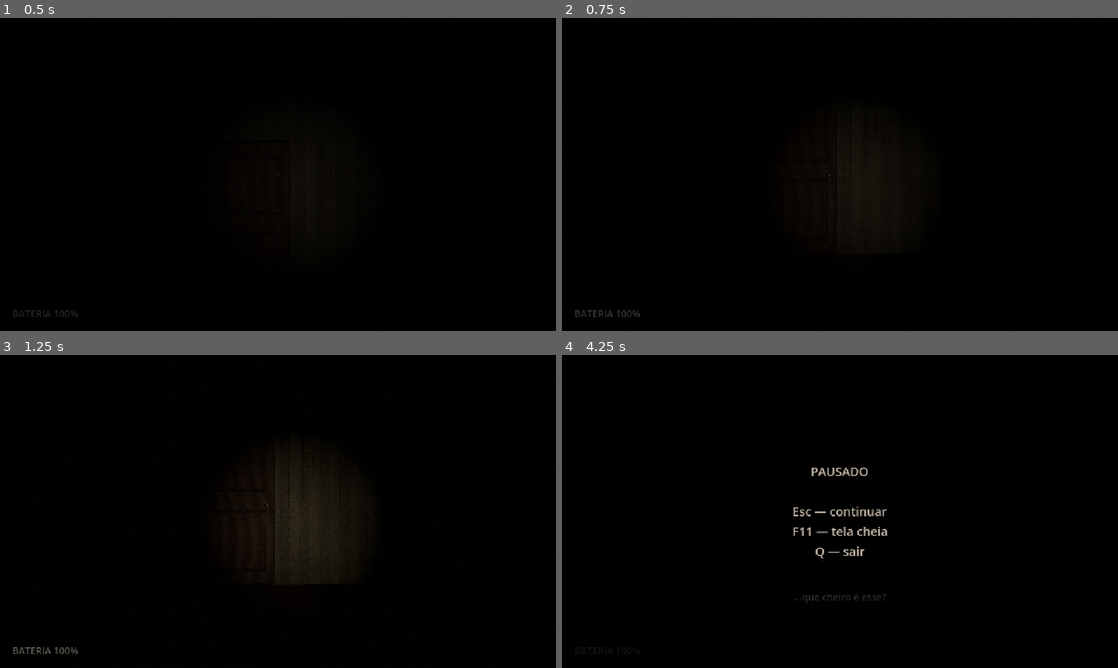
Above: before the commit, frames 1-4 (two rows, left to right).
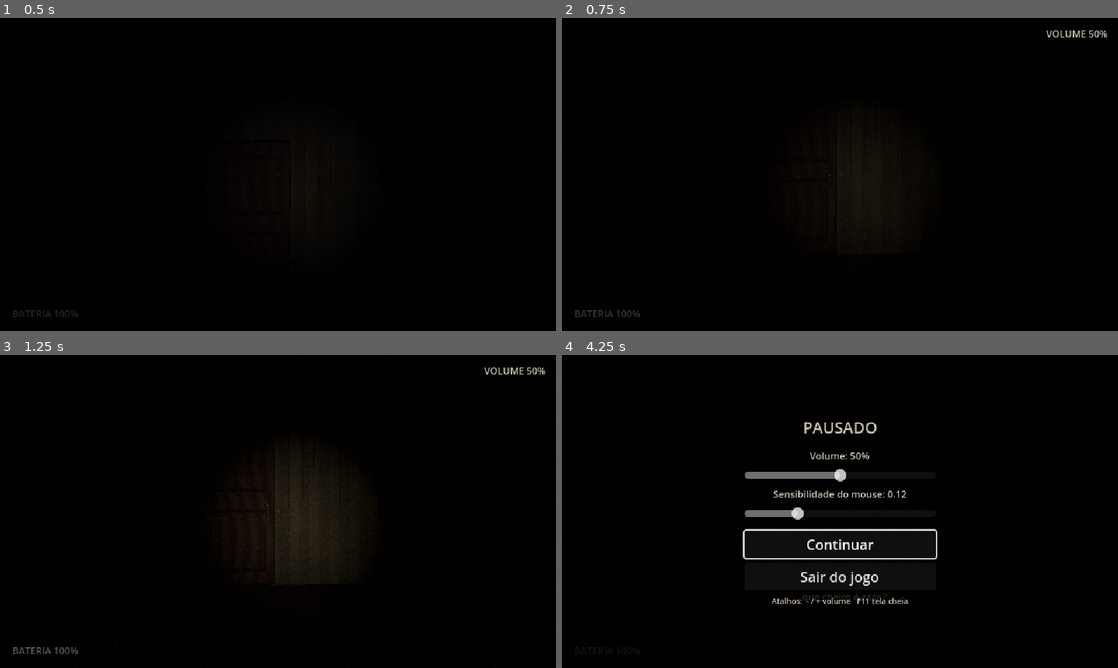
Above: after the commit, the same moments.

Repository: MatheusFernand2/Game
Game: Godot game, scene res://scenes/levels/test_house.tscn
The game is run twice, just before and just after one commit, with the same random seed, the same clock (stepped at 60 frames per second) and the same inputs.
Inputs (mouse positions are in pixels of both pictures, inside the frame that each line leads up to):
- Up to frame 1 (0.5 s): no input
- Up to frame 2 (0.75 s): tap Enter at 0.5 s; move the mouse to (867, 174) at 0.52 s; hold = (volume_up, bound only after the commit) from 0.53 s (still down); hold Ctrl (crouch) from 0.53 s (still down); click (867, 174) at 0.67 s
- Up to frame 3 (1.25 s): keep holding = (volume_up, bound only after the commit); keep holding Ctrl (crouch)
- Up to frame 4 (4.25 s): keep holding = (volume_up, bound only after the commit); tap Space at 1.25, 3.5 s; move the mouse to (812, 511) at 1.27 s; release Ctrl (crouch) at 1.28 s; tap F (flashlight) at 1.35 s; click (812, 511) at 1.42 s; tap Enter at 2 s; move the mouse to (851, 505) at 2.02 s; hold E (interact) 2.03-2.78 s; click (851, 505) at 2.17 s; move the mouse to (834, 517) at 2.77 s; tap Shift (sprint) at 2.85 s; click (834, 517) at 2.92 s; move the mouse to (878, 514) at 3.52 s; tap C at 3.6 s; click (878, 514) at 3.67 s; tap Escape (pause) at 4.15 s

Frame 1 is identical in both runs. In frame 2, 0.1% of the frame differs, in the area x 87-99%, y 4-7%; in frame 3, 0.1%; in frame 4, 2.9%, in the area x 32-68%, y 21-80%.

Commit message:
Menu de pausa com volume e sensibilidade do mouse
- Esc abre o menu: barra de volume, sensibilidade, continuar e sair
- Teclas - e + ajustam o volume durante o jogo
- Volume começa em 40% e fica salvo entre partidas
- Som ambiente da fase de teste mais baixo

Co-Authored-By: Claude Opus 5.5 <noreply@anthropic.com>
Claude-Session: https://claude.ai/code/session_01EEPZKXRbf8WGsjX2xm4hw3

Diff:
--- a/scenes/levels/test_house.tscn
+++ b/scenes/levels/test_house.tscn
@@ -141,7 +141,7 @@
 
 [node name="Ambience" type="AudioStreamPlayer" parent="."]
 stream = ExtResource("15_ambient_drone_loop")
-volume_db = -6.0
+volume_db = -10.0
 autoplay = true
 
 [node name="Geometry" type="Node3D" parent="."]
--- a/scenes/player/player.tscn
+++ b/scenes/player/player.tscn
@@ -31,12 +31,6 @@
 [sub_resource type="LabelSettings" id="LabelSettings_small"]
 font_size = 11
 font_color = Color(0.85, 0.82, 0.75, 1)
-outline_size = 3
-outline_color = Color(0, 0, 0, 1)
-
-[sub_resource type="LabelSettings" id="LabelSettings_pause"]
-font_size = 14
-font_color = Color(0.75, 0.7, 0.65, 1)
 outline_size = 3
 outline_color = Color(0, 0, 0, 1)
 
@@ -177,18 +171,3 @@
 grow_horizontal = 2
 grow_vertical = 2
 color = Color(0, 0, 0, 0.8)
-
-[node name="Text" type="Label" parent="HUD/PausePanel"]
-anchors_preset = 15
-anchor_right = 1.0
-anchor_bottom = 1.0
-grow_horizontal = 2
-grow_vertical = 2
-text = "PAUSADO
-
-Esc — continuar
-F11 — tela cheia
-Q — sair"
-label_settings = SubResource("LabelSettings_pause")
-horizontal_alignment = 1
-vertical_alignment = 1
--- a/scripts/autoload/game.gd
+++ b/scripts/autoload/game.gd
@@ -3,7 +3,13 @@
 ## Registra os controles, guarda configurações e cuida da pausa.
 
 signal paused_changed(is_paused: bool)
+signal volume_changed(volume: float)
 
+const SETTINGS_PATH := "user://settings.cfg"
+const VOLUME_STEP := 0.1
+
+## Volume geral de 0 a 1 (começa baixo; o jogo é alto de propósito).
+var master_volume: float = 0.4
 ## Sensibilidade do mouse (graus por pixel).
 var mouse_sensitivity: float = 0.12
 var invert_y: bool = false
@@ -21,6 +27,8 @@
 	"pause": [KEY_ESCAPE],
 	"quit_from_pause": [KEY_Q],
 	"toggle_fullscreen": [KEY_F11],
+	"volume_down": [KEY_MINUS, KEY_KP_SUBTRACT],
+	"volume_up": [KEY_EQUAL, KEY_KP_ADD],
 }
 
 const MOUSE_BINDINGS := {
@@ -32,6 +40,8 @@
 func _ready() -> void:
 	process_mode = Node.PROCESS_MODE_ALWAYS
 	_register_inputs()
+	load_settings()
+	_apply_volume()
 
 
 func _register_inputs() -> void:
@@ -57,10 +67,57 @@
 			DisplayServer.window_set_mode(DisplayServer.WINDOW_MODE_WINDOWED)
 		else:
 			DisplayServer.window_set_mode(DisplayServer.WINDOW_MODE_FULLSCREEN)
+	elif event.is_action_pressed("volume_down"):
+		set_master_volume(master_volume - VOLUME_STEP)
+		save_settings()
+	elif event.is_action_pressed("volume_up"):
+		set_master_volume(master_volume + VOLUME_STEP)
+		save_settings()
 	elif event.is_action_pressed("pause"):
 		set_paused(not get_tree().paused)
 	elif get_tree().paused and event.is_action_pressed("quit_from_pause"):
-		get_tree().quit()
+		quit_game()
+
+
+func quit_game() -> void:
+	save_settings()
+	get_tree().quit()
+
+
+# ------------------------------------------------------------ configurações
+
+## Volume geral, de 0 (mudo) a 1 (máximo).
+func set_master_volume(value: float) -> void:
+	master_volume = clampf(snappedf(value, 0.01), 0.0, 1.0)
+	_apply_volume()
+	volume_changed.emit(master_volume)
+
+
+func set_mouse_sensitivity(value: float) -> void:
+	mouse_sensitivity = clampf(value, 0.02, 0.5)
+
+
+func _apply_volume() -> void:
+	var bus := AudioServer.get_bus_index("Master")
+	AudioServer.set_bus_mute(bus, master_volume <= 0.001)
+	AudioServer.set_bus_volume_db(bus, linear_to_db(maxf(master_volume, 0.001)))
+
+
+func load_settings() -> void:
+	var cfg := ConfigFile.new()
+	if cfg.load(SETTINGS_PATH) != OK:
+		return
+	master_volume = clampf(float(cfg.get_value("audio", "master_volume", master_volume)), 0.0, 1.0)
+	mouse_sensitivity = float(cfg.get_value("controls", "mouse_sensitivity", mouse_sensitivity))
+	invert_y = bool(cfg.get_value("controls", "invert_y", invert_y))
+
+
+func save_settings() -> void:
+	var cfg := ConfigFile.new()
+	cfg.set_value("audio", "master_volume", master_volume)
+	cfg.set_value("controls", "mouse_sensitivity", mouse_sensitivity)
+	cfg.set_value("controls", "invert_y", invert_y)
+	cfg.save(SETTINGS_PATH)
 
 
 func set_paused(value: bool) -> void:
@@ -69,6 +126,7 @@
 		Input.mouse_mode = Input.MOUSE_MODE_VISIBLE
 	else:
 		Input.mouse_mode = Input.MOUSE_MODE_CAPTURED
+		save_settings()
 	paused_changed.emit(value)
 
 
--- a/scripts/levels/test_house.gd
+++ b/scripts/levels/test_house.gd
@@ -99,7 +99,7 @@
 	await _wait(1.6)
 	hall_light_a.restore(0.35, FlickerLight.Mode.HEAVY)
 	var tw := create_tween()
-	tw.tween_property(ambience, "volume_db", -6.0, 6.0)
+	tw.tween_property(ambience, "volume_db", -10.0, 6.0)
 	await _wait(1.2)
 	if bedroom_door.is_open:
 		bedroom_door.slam()
--- a/scripts/ui/hud.gd
+++ b/scripts/ui/hud.gd
@@ -11,6 +11,12 @@
 
 var _battery_visible_time := 0.0
 var _subtitle_time := 0.0
+var _volume_label: Label
+var _volume_slider: HSlider
+var _volume_toast: Label
+var _volume_toast_time := 0.0
+var _sens_label: Label
+var _continue_button: Button
 
 
 func _ready() -> void:
@@ -19,7 +25,10 @@
 	prompt.text = ""
 	subtitle.text = ""
 	battery_label.modulate.a = 0.0
+	_build_pause_menu()
+	_build_volume_toast()
 	Game.paused_changed.connect(_on_paused_changed)
+	Game.volume_changed.connect(_on_volume_changed)
 
 	var player := get_parent() as Player
 	if player:
@@ -37,6 +46,12 @@
 		battery_label.modulate.a = minf(1.0, battery_label.modulate.a + delta * 3.0)
 	else:
 		battery_label.modulate.a = maxf(0.0, battery_label.modulate.a - delta * 1.5)
+
+	if _volume_toast_time > 0.0:
+		_volume_toast_time -= delta
+		_volume_toast.modulate.a = 1.0
+	else:
+		_volume_toast.modulate.a = maxf(0.0, _volume_toast.modulate.a - delta * 2.0)
 
 	if _subtitle_time > 0.0:
 		_subtitle_time -= delta
@@ -57,6 +72,25 @@
 
 func _on_paused_changed(is_paused: bool) -> void:
 	pause_panel.visible = is_paused
+	if is_paused:
+		_volume_slider.set_value_no_signal(Game.master_volume * 100.0)
+		_update_volume_text(Game.master_volume)
+		_continue_button.grab_focus()
+
+
+func _on_volume_changed(volume: float) -> void:
+	_update_volume_text(volume)
+	if _volume_slider:
+		_volume_slider.set_value_no_signal(volume * 100.0)
+	# Teclas - e + fora do menu: mostra o volume no canto.
+	if not get_tree().paused:
+		_volume_toast.text = "VOLUME %d%%" % int(round(volume * 100.0))
+		_volume_toast_time = 1.5
+
+
+func _update_volume_text(volume: float) -> void:
+	if _volume_label:
+		_volume_label.text = "Volume: %d%%" % int(round(volume * 100.0))
 
 
 ## Escurece/clareia a tela. alpha 1 = preto total.
@@ -71,3 +105,88 @@
 	subtitle.text = text
 	subtitle.modulate.a = 1.0
 	_subtitle_time = duration
+
+
+# ------------------------------------------------------------ menu de pausa
+
+func _make_label(text: String, size: int) -> Label:
+	var settings := LabelSettings.new()
+	settings.font_size = size
+	settings.font_color = Color(0.8, 0.76, 0.7)
+	settings.outline_size = 3
+	settings.outline_color = Color.BLACK
+	var label := Label.new()
+	label.text = text
+	label.label_settings = settings
+	label.horizontal_alignment = HORIZONTAL_ALIGNMENT_CENTER
+	return label
+
+
+func _make_slider(min_value: float, max_value: float, step: float, value: float) -> HSlider:
+	var slider := HSlider.new()
+	slider.min_value = min_value
+	slider.max_value = max_value
+	slider.step = step
+	slider.value = value
+	slider.custom_minimum_size = Vector2(220, 16)
+	return slider
+
+
+func _build_pause_menu() -> void:
+	var center := CenterContainer.new()
+	center.set_anchors_and_offsets_preset(Control.PRESET_FULL_RECT)
+	pause_panel.add_child(center)
+
+	var box := VBoxContainer.new()
+	box.add_theme_constant_override("separation", 6)
+	center.add_child(box)
+
+	box.add_child(_make_label("PAUSADO", 18))
+	box.add_child(Control.new())  # espaço
+
+	# Volume
+	_volume_label = _make_label("", 11)
+	box.add_child(_volume_label)
+	_volume_slider = _make_slider(0.0, 100.0, 1.0, Game.master_volume * 100.0)
+	_volume_slider.value_changed.connect(func(v: float) -> void: Game.set_master_volume(v / 100.0))
+	box.add_child(_volume_slider)
+	_update_volume_text(Game.master_volume)
+
+	# Sensibilidade do mouse
+	_sens_label = _make_label("", 11)
+	box.add_child(_sens_label)
+	var sens := _make_slider(0.02, 0.4, 0.01, Game.mouse_sensitivity)
+	sens.value_changed.connect(_on_sensitivity_changed)
+	box.add_child(sens)
+	_on_sensitivity_changed(Game.mouse_sensitivity)
+
+	box.add_child(Control.new())
+
+	_continue_button = Button.new()
+	_continue_button.text = "Continuar"
+	_continue_button.pressed.connect(func() -> void: Game.set_paused(false))
+	box.add_child(_continue_button)
+
+	var quit := Button.new()
+	quit.text = "Sair do jogo"
+	quit.pressed.connect(Game.quit_game)
+	box.add_child(quit)
+
+	box.add_child(_make_label("Atalhos:  - / + volume   F11 tela cheia", 9))
+
+
+func _on_sensitivity_changed(value: float) -> void:
+	Game.set_mouse_sensitivity(value)
+	_sens_label.text = "Sensibilidade do mouse: %.2f" % value
+
+
+func _build_volume_toast() -> void:
+	_volume_toast = _make_label("", 11)
+	_volume_toast.horizontal_alignment = HORIZONTAL_ALIGNMENT_RIGHT
+	_volume_toast.set_anchors_and_offsets_preset(Control.PRESET_TOP_RIGHT)
+	_volume_toast.offset_left = -150.0
+	_volume_toast.offset_right = -12.0
+	_volume_toast.offset_top = 10.0
+	_volume_toast.offset_bottom = 28.0
+	_volume_toast.modulate.a = 0.0
+	add_child(_volume_toast)
Not shown: 1 places in scenes/player/player.tscn that only renumber resources
Not shown, changed: README.md
Not shown, changed: tools/gen_level.py
